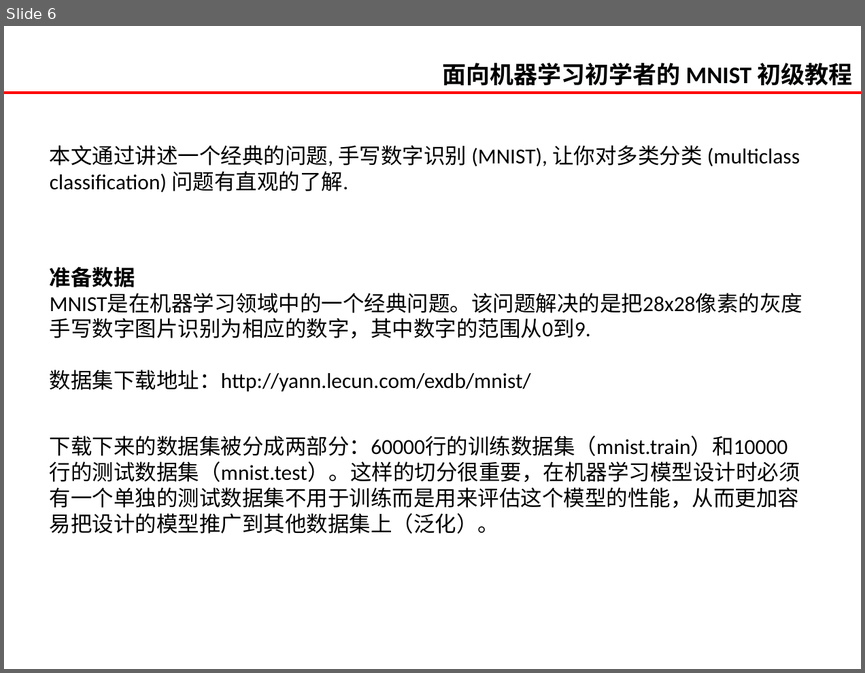
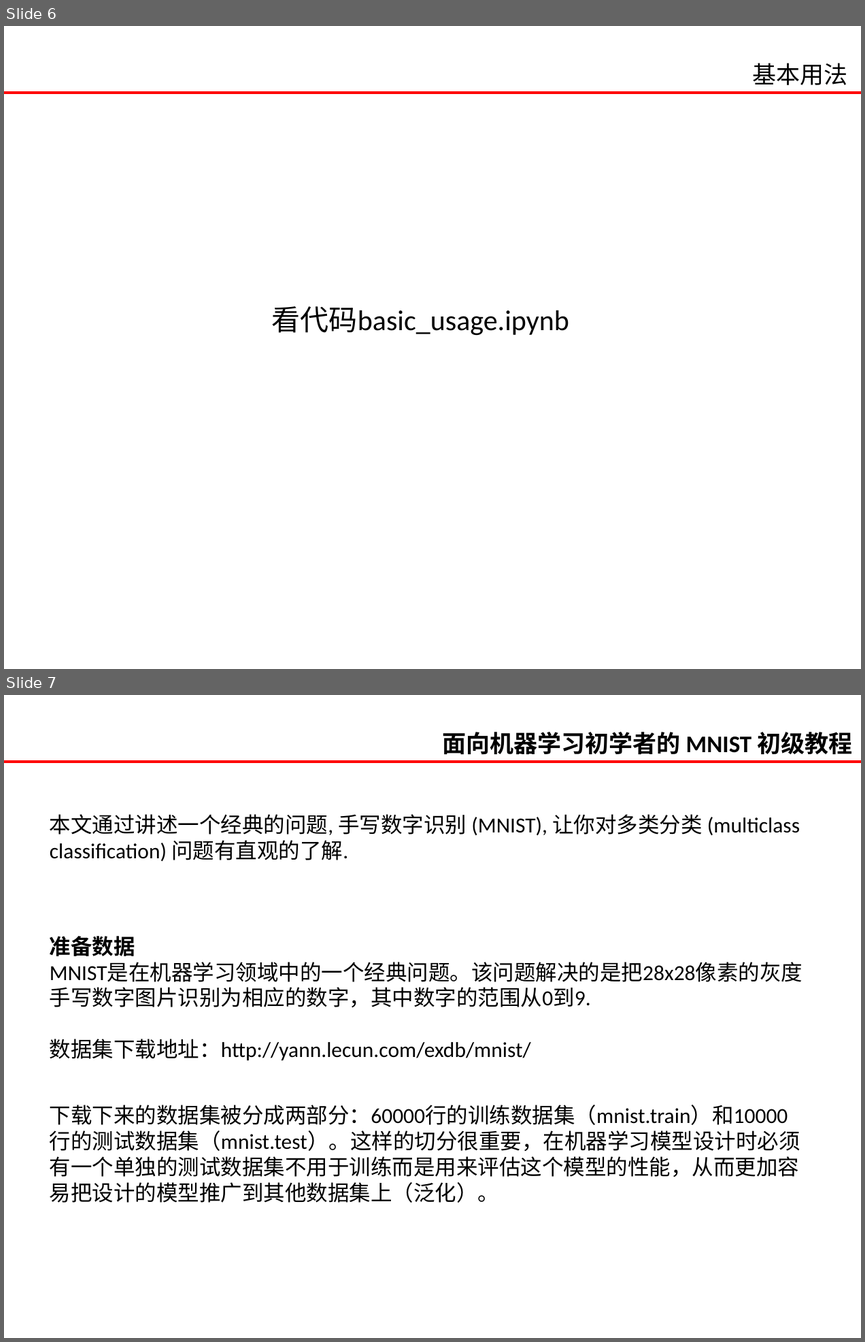
Before and after one commit to jaysoncho92/learn_tensorflow, a slide deck: TensorFlow入门.pptx. Shown one above the other, each under a label of ours: slide 6 before the commit, slides 6 and 7 after it. The pictures are 865x673 and 865x1342 pixels, drawn with LibreOffice and Linux fonts; fonts in the diff are those of the drawing. Boxes give left, top, right and bottom in pixels: in the first picture for what was removed or moved away, otherwise in the second. Text is boxed around its words. In the diff, an @@ line names an element or a change of style, - is before the commit and + after.

```diff
--- a/TensorFlow入门.pptx
+++ b/TensorFlow入门.pptx
@@ slide 6 added at <box>4,26,861,669</box>, background #FFFFFF @@
@@ text added at <box>753,63,848,85</box>, 20 pt, text #000000 @@
+基本用法
@@ line added from (4, 93) to (861, 93), #FF0000 2.25 pt @@
@@ text added at <box>272,306,569,335</box>, 24 pt, text #000000 @@
+看代码basic_usage.ipynb
@@ what was slide 6 is now slide 7 @@
```
Also in this commit, not shown: 2 slides changed, 21 other slides added, 9 slides removed, 9 other files.
